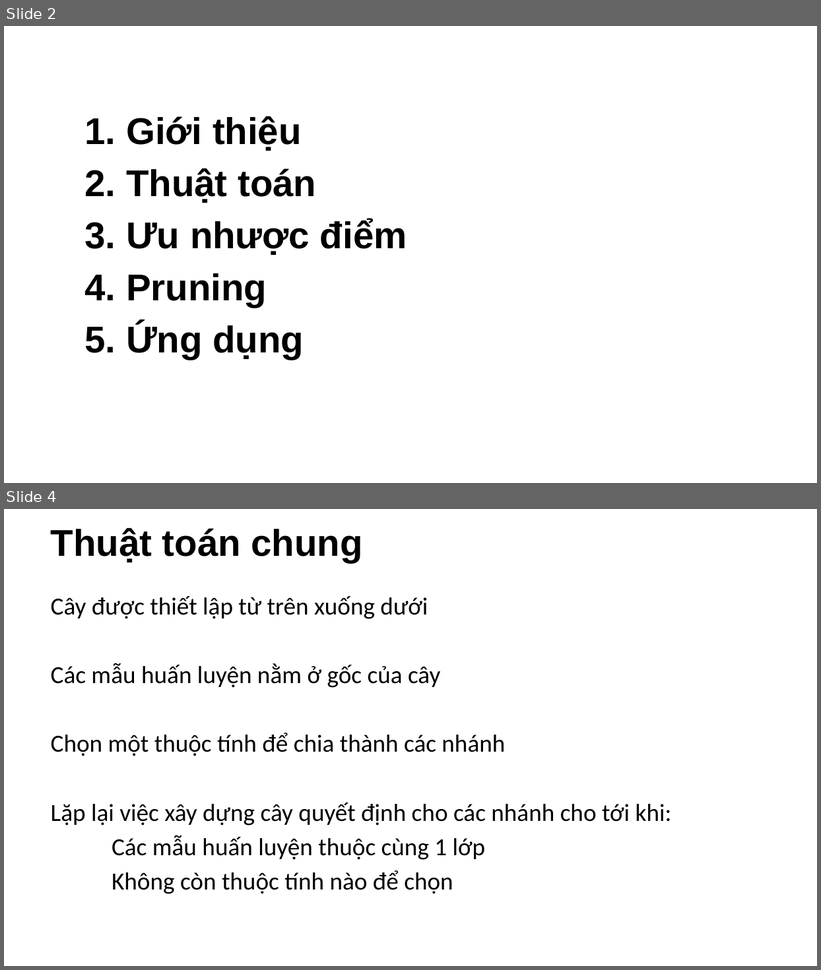
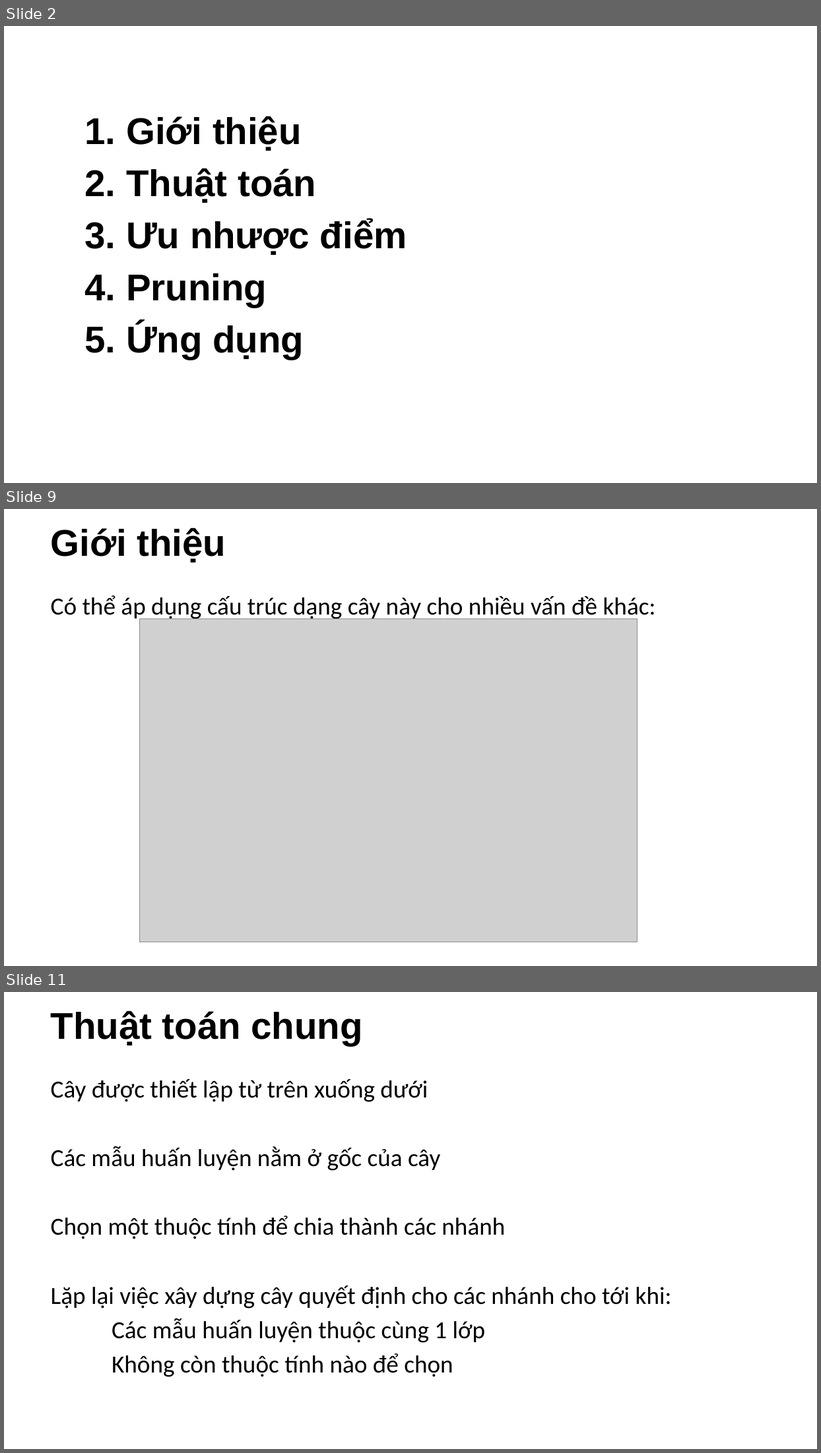
Before and after one commit to NCMyTu/CS523, a slide deck: slide/decision_tree.pptx. Shown one above the other, each under a label of ours: slides 2 and 4 before the commit, slides 2, 9 and 11 after it; the slides between them are not shown. The pictures are 821x970 and 821x1453 pixels, drawn with LibreOffice and Linux fonts; fonts in the diff are those of the drawing; grey boxes stand for pictures; background and template pictures are left out. Boxes give left, top, right and bottom in pixels: in the first picture for what was removed or moved away, otherwise in the second. Text is boxed around its words. In the diff, an @@ line names an element or a change of style, - is before the commit and + after.

```diff
--- a/slide/decision_tree.pptx
+++ b/slide/decision_tree.pptx
@@ slide 9 added at (4,509,817,966), background picture (left out) @@
@@ title added at (51,528,226,562), 44 pt, text #000000, bold @@
+Giới thiệu
@@ text added at (51,595,656,621), 29 pt, text #000000 @@
+Có thể áp dụng cấu trúc dạng cây này cho nhiều vấn đề khác:
@@ picture added at (140,619,638,943) @@
@@ what was slide 4 is now slide 11 @@
```
Also in this commit, not shown: 3 slides changed, 7 other slides added.
